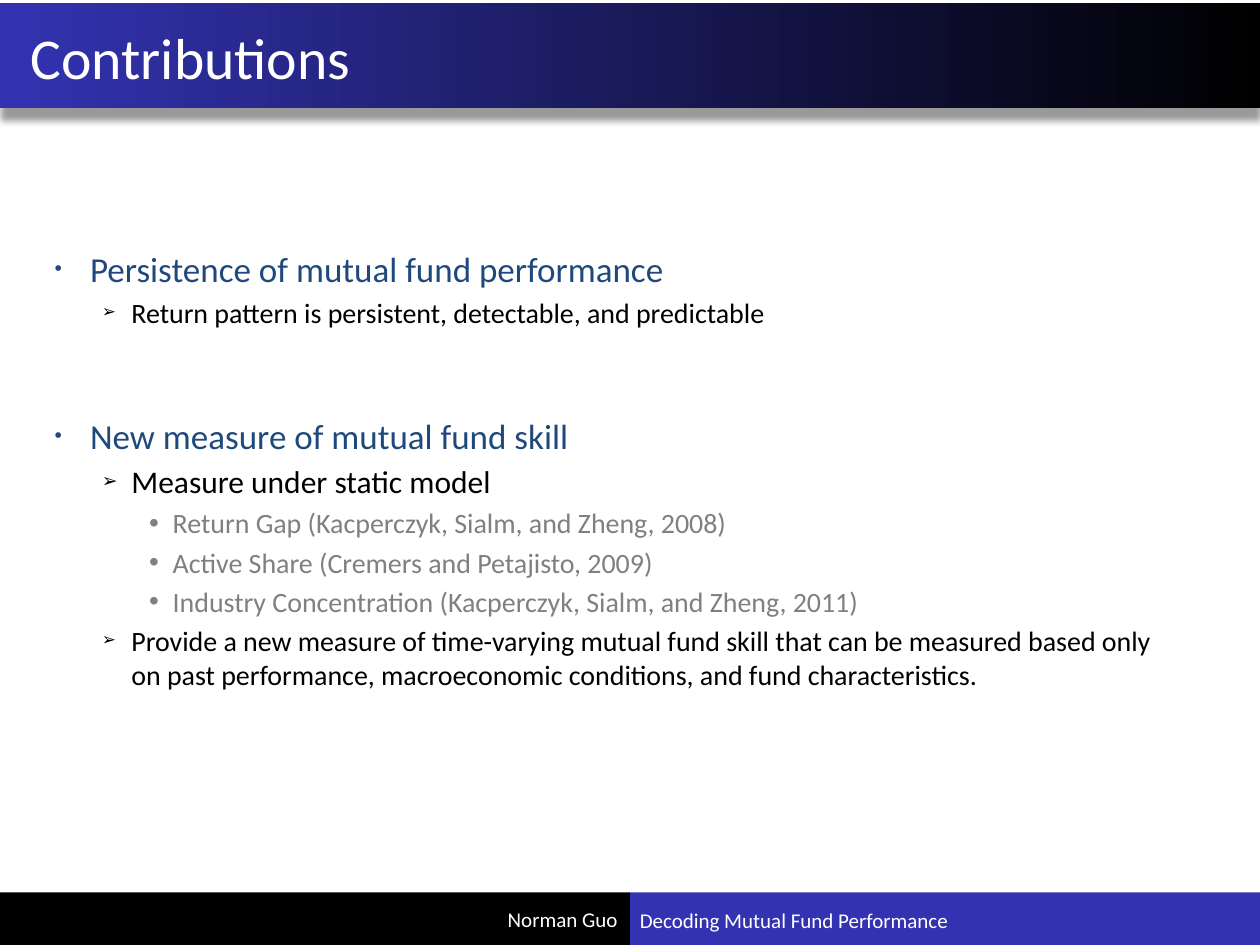
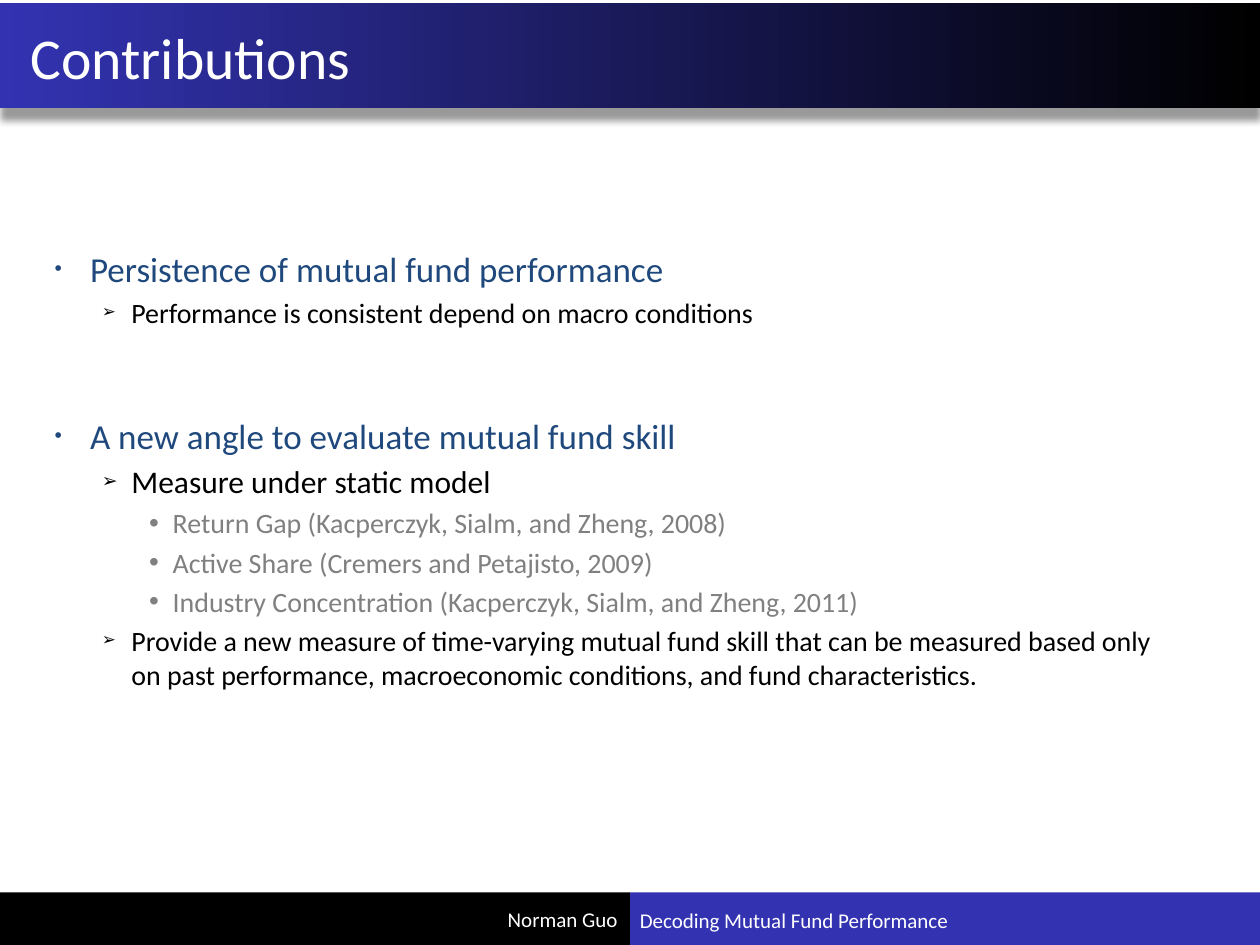
Before and after one commit to xuxiguo/ace_portfolio, a slide deck: slide 12 of pdf/Decoding Mutual Fund Performance.pptx (slide 11 before the commit). Drawn at 1260x945 pixels with LibreOffice and Linux fonts; fonts in the diff are those of the drawing. Boxes give left, top, right and bottom in pixels: in the first picture for what was removed or moved away, otherwise in the second. Text is boxed around its words. In the diff, an @@ line names an element or a change of style, - is before the commit and + after.

```diff
--- a/pdf/Decoding Mutual Fund Performance.pptx
+++ b/pdf/Decoding Mutual Fund Performance.pptx
@@ text at (90,303,753,455): text changed @@
-  ➢ Return pattern is persistent, detectable, and predictable
-• New measure of mutual fund skill
+  ➢ Performance is consistent depend on macro conditions
+• A new angle to evaluate mutual fund skill
```
Also in this commit, not shown: 6 other slides changed, 3 slides added, 6 slides removed.
